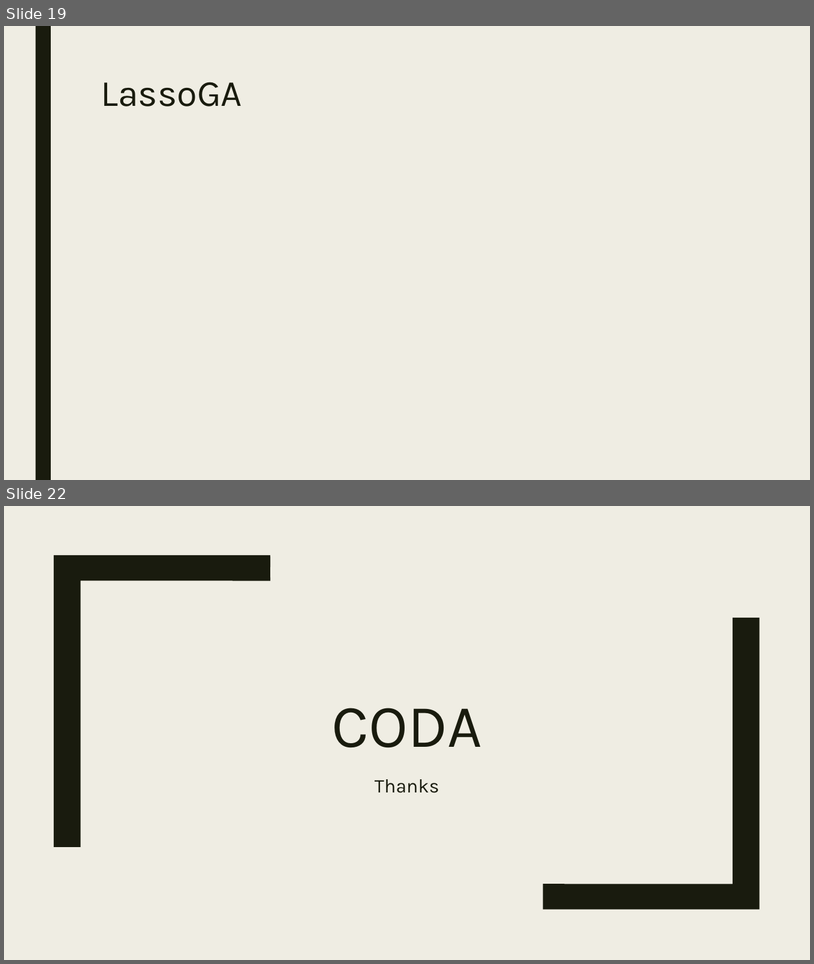
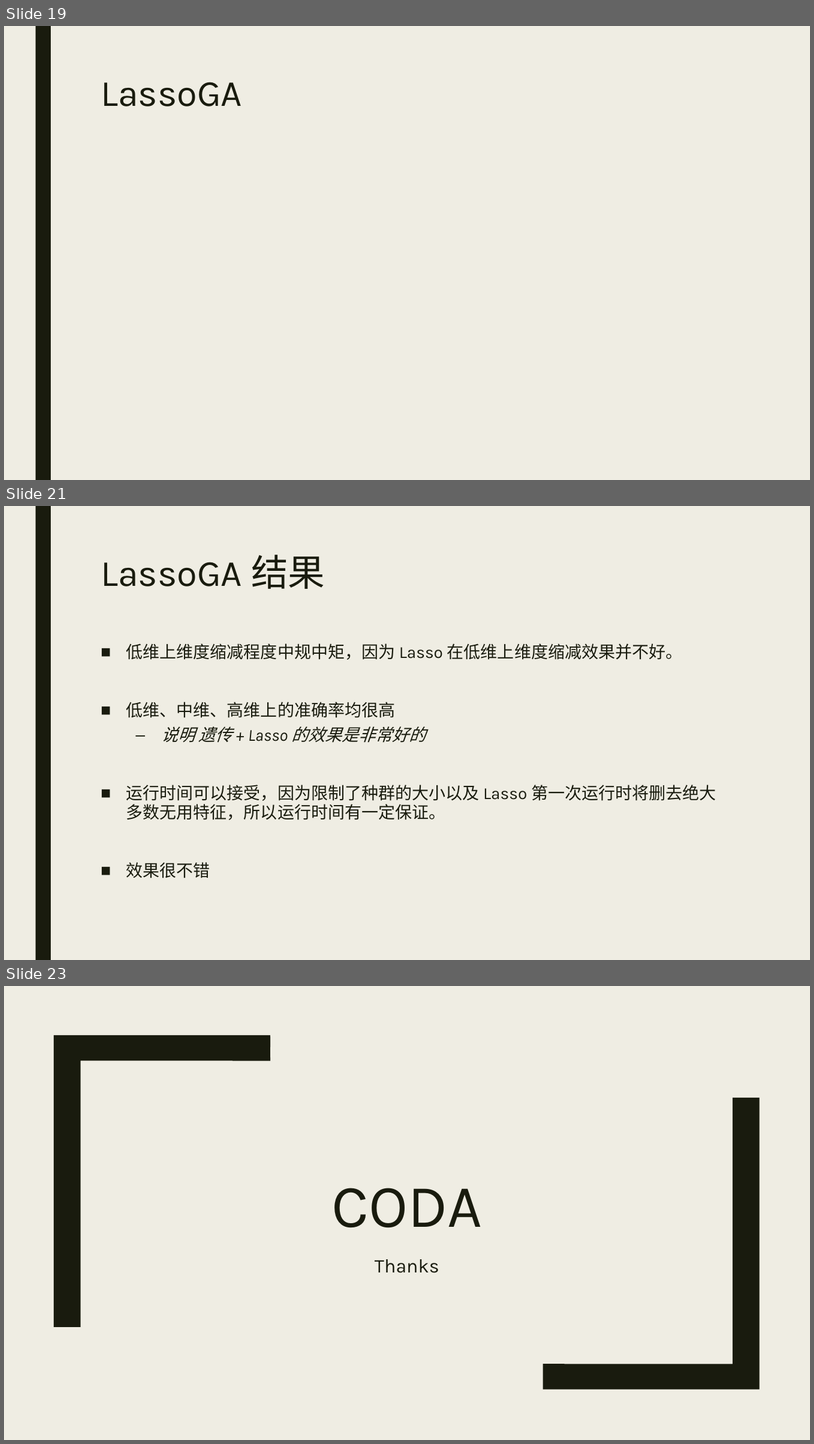
Before and after one commit to WNJXYK/JLU_FeatureSelection, a slide deck: Doc/Pre.pptx. Shown one above the other, each under a label of ours: slides 19 and 22 before the commit, slides 19, 21 and 23 after it; the slides between them are not shown. The pictures are 814x964 and 814x1444 pixels, drawn with LibreOffice and Linux fonts; fonts in the diff are those of the drawing; grey boxes stand for pictures. Boxes give left, top, right and bottom in pixels: in the first picture for what was removed or moved away, otherwise in the second. Text is boxed around its words. In the diff, an @@ line names an element or a change of style, - is before the commit and + after.

```diff
--- a/Doc/Pre.pptx
+++ b/Doc/Pre.pptx
@@ slide 21 added at <box>4,506,810,960</box>, background #EFEDE3; not listed: 1 template element that a slide beside it also shows @@
@@ title added at <box>101,555,325,589</box>, 44 pt, text #191B0E @@
+LassoGA 结果
@@ text added at <box>126,643,716,878</box>, 20 pt, text #191B0E @@
+■ 低维上维度缩减程度中规中矩，因为 Lasso 在低维上维度缩减效果并不好。
+■ 低维、中维、高维上的准确率均很高
+  – 说明 遗传 + Lasso 的效果是非常好的
+■ 运行时间可以接受，因为限制了种群的大小以及 Lasso 第一次运行时将删去绝大多数无用特征，所以运行时间有一定保证。
+■ 效果很不错
@@ what was slide 22 is now slide 23 @@
```
Also in this commit, not shown: 2 other slides added, 2 slides removed, 2 other files.
